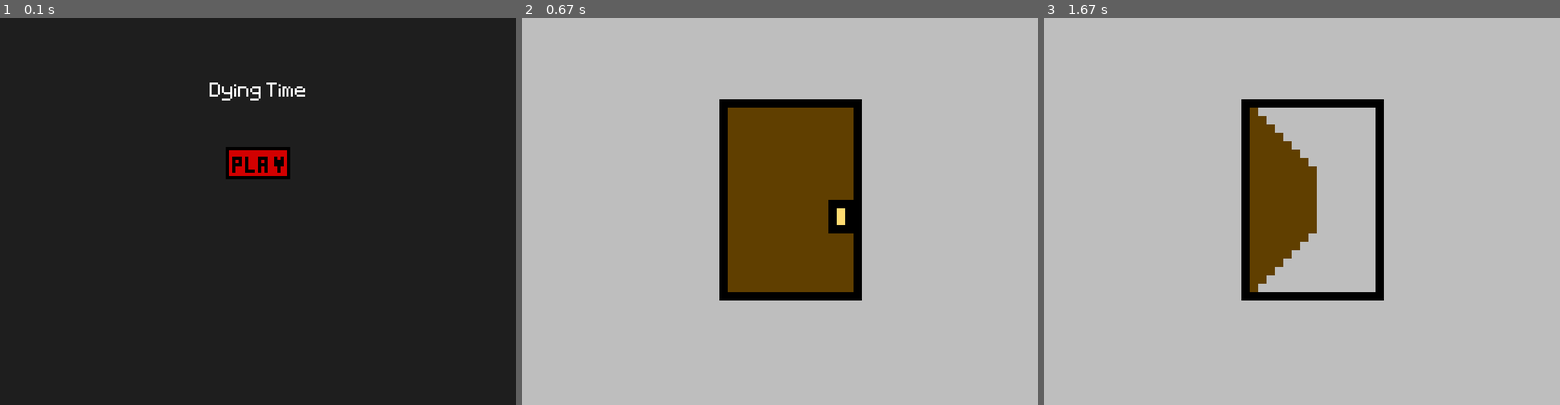
Above: before the commit, frames 1-3 (left to right).
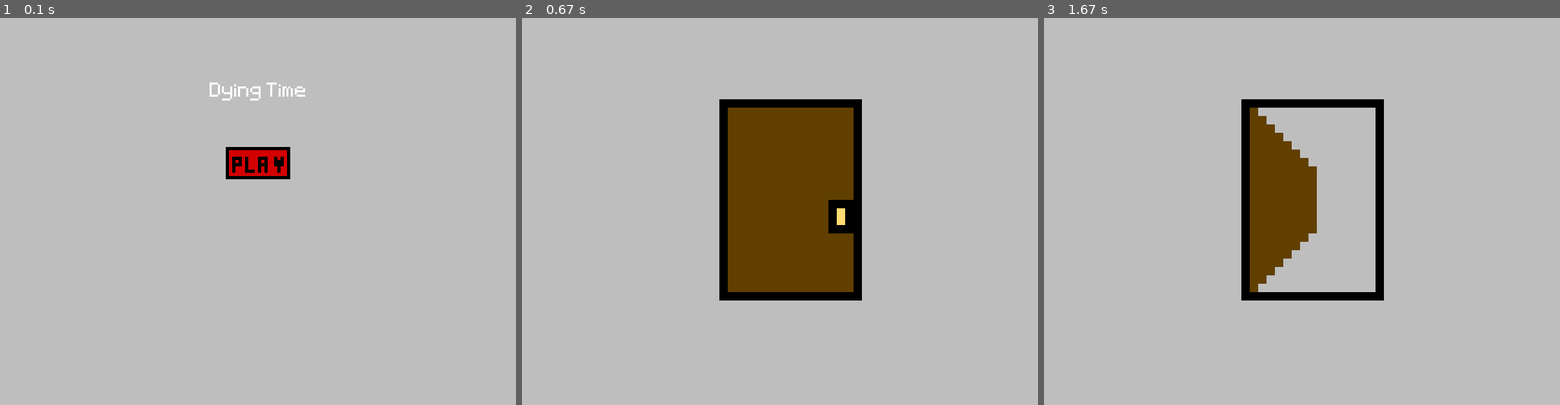
Above: after the commit, the same moments.

Repository: ShaneannX/Dying-Time-Game
Game: pygame game, started from pygame_tutorial.py
Two runs of this game, one before a commit and one after it. Both use one fixed random seed, a clock stepped at 60 frames per second and the inputs below.
Inputs (mouse positions are in pixels of both pictures, inside the frame that each line leads up to):
- Up to frame 1 (0.1 s): no input
- Up to frame 2 (0.67 s): click (780, 165) at 0.38 s
- Up to frame 3 (1.67 s): click (1302, 234) at 0.72 s

The runs differ from the first frame. In frame 1, 99% of the frame differs, in the area x 0-100%, y 0-100%; in frame 2, nothing differs; in frame 3, nothing differs.

Commit message:
Adding Character Classes with super class and its children.

Diff:
--- a/Classes/Characters.py
+++ b/Classes/Characters.py
@@ -0,0 +1,25 @@
+class Characters:
+    def __init__(self, name, age):
+        self.name = name
+        self.age = age
+        self.__countdown = 100
+
+    def get_countdown(self):
+        return self.__countdown
+
+    def set_countdown(self,value):
+        if value >= 0:
+            self.__countdown = value
+
+class Player(Characters):
+    def __init__(self, name, age):
+        super().__init__(name, age)
+
+class Hunter(Characters):
+    def __init__(self, name, age):
+        super().__init__(name, age)
+
+p1 = Player("Shaneann", 27)
+print(p1.name)    # Shaneann
+print(p1.age)     # 27
+print(p1.get_countdown())  # 100
--- a/Classes/Door.py
+++ b/Classes/Door.py
@@ -0,0 +1,10 @@
+class Door:
+    def __init__(self, position,is_open = False):
+        self.position = position
+        self.is_open = is_open
+
+    def open(self):
+        self.is_open = True
+
+    def close(self):
+        self.is_open = False
--- a/pygame_tutorial.py
+++ b/pygame_tutorial.py
@@ -22,7 +22,7 @@
     running = True
 
     while running:
-        screen.fill((30,30,30))
+        screen.fill("grey")
         title_text = font.render("Dying Time", True, (255, 255, 255))
         screen.blit(title_text, (325, 100))
         screen.blit(play_button_surface, start_button_rect)
